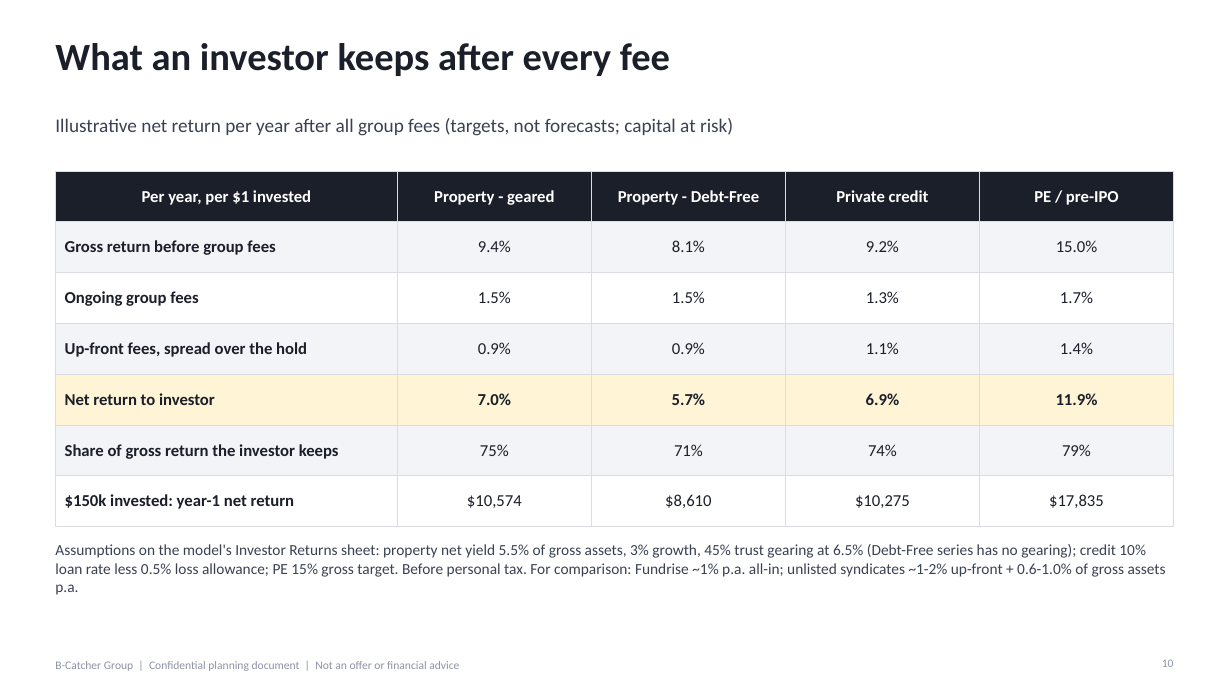
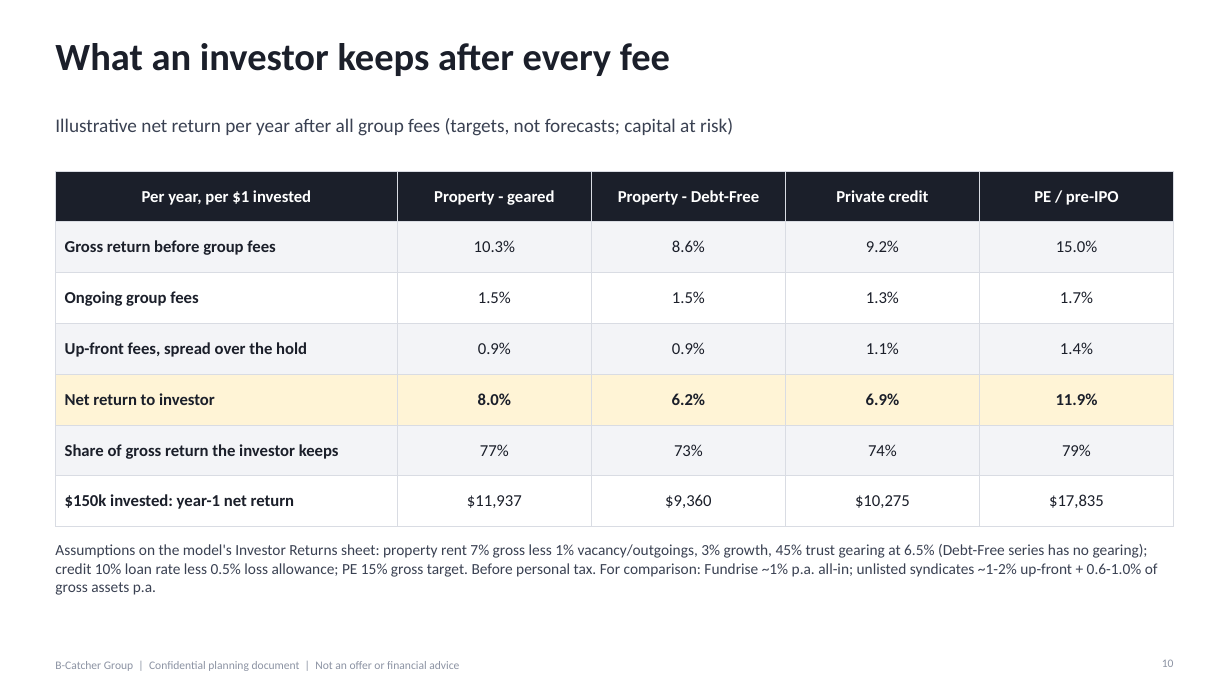
Before and after one commit to SimonQTangible/github-slideshow, a slide deck: slide 10 of bcatcher-group/BCatcher_Group_Investor_Deck_v9.pptx. Drawn at 1232x693 pixels with LibreOffice and Linux fonts; fonts in the diff are those of the drawing. Boxes give left, top, right and bottom in pixels: in the first picture for what was removed or moved away, otherwise in the second. Text is boxed around its words. In the diff, an @@ line names an element or a change of style, - is before the commit and + after.

```diff
--- a/bcatcher-group/BCatcher_Group_Investor_Deck_v9.pptx
+++ b/bcatcher-group/BCatcher_Group_Investor_Deck_v9.pptx
@@ table at box(55, 171, 1174, 513) @@
-row 2, column 2: 9.4%
+row 2, column 2: 10.3%
-row 2, column 3: 8.1%
+row 2, column 3: 8.6%
-row 5, column 2: 7.0%
+row 5, column 2: 8.0%
-row 5, column 3: 5.7%
+row 5, column 3: 6.2%
-row 6, column 2: 75%
+row 6, column 2: 77%
-row 6, column 3: 71%
+row 6, column 3: 73%
-row 7, column 2: $10,574
+row 7, column 2: $11,937
-row 7, column 3: $8,610
+row 7, column 3: $9,360
@@ text at box(55, 544, 1158, 595): text changed @@
-Assumptions on the model's Investor Returns sheet: property net yield 5.5% of gross assets, 3% growth, 45% trust gearing at 6.5% (Debt-Free series has no gearing); credit 10% loan rate less 0.5% loss allowance; PE 15% gross target. Before personal tax. For comparison: Fundrise ~1% p.a. all-in; unlisted syndicates ~1-2% up-front + 0.6-1.0% of gross assets p.a.
+Assumptions on the model's Investor Returns sheet: property rent 7% gross less 1% vacancy/outgoings, 3% growth, 45% trust gearing at 6.5% (Debt-Free series has no gearing); credit 10% loan rate less 0.5% loss allowance; PE 15% gross target. Before personal tax. For comparison: Fundrise ~1% p.a. all-in; unlisted syndicates ~1-2% up-front + 0.6-1.0% of gross assets p.a.
```
Also in this commit, not shown: 8 other files.
